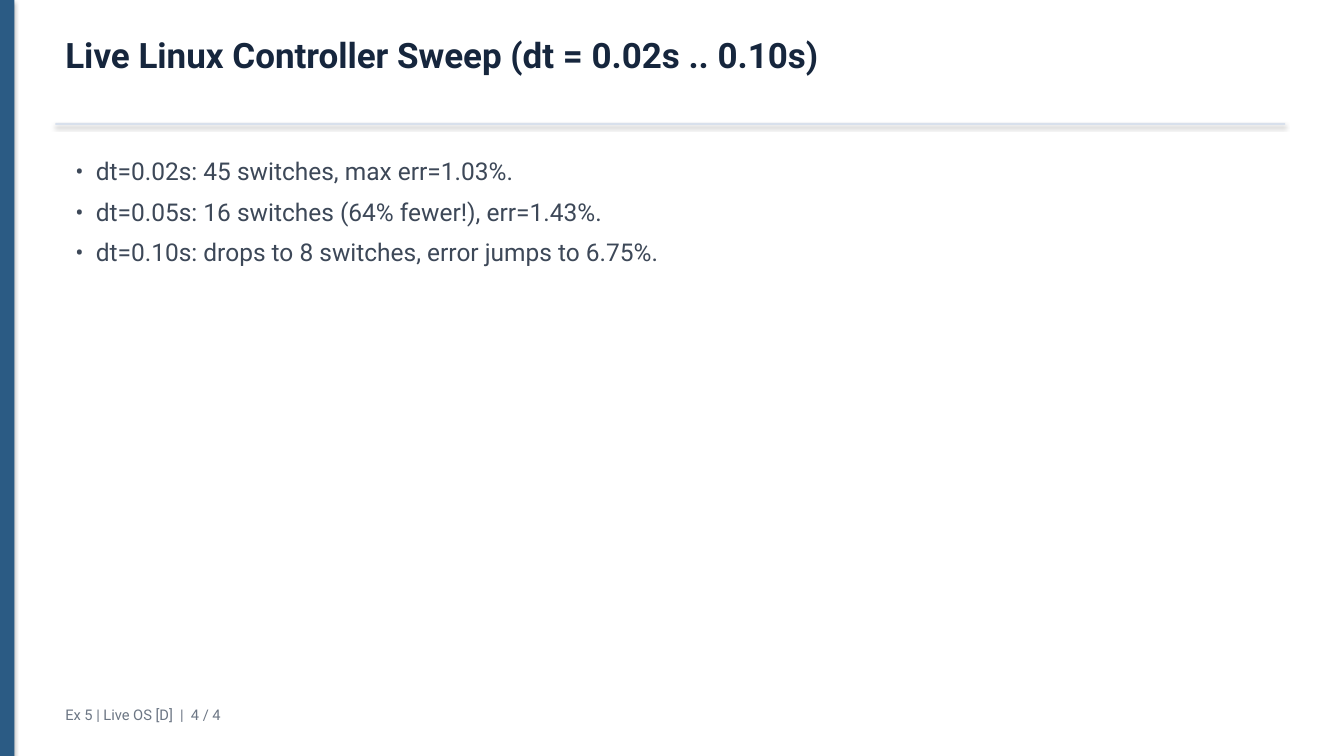
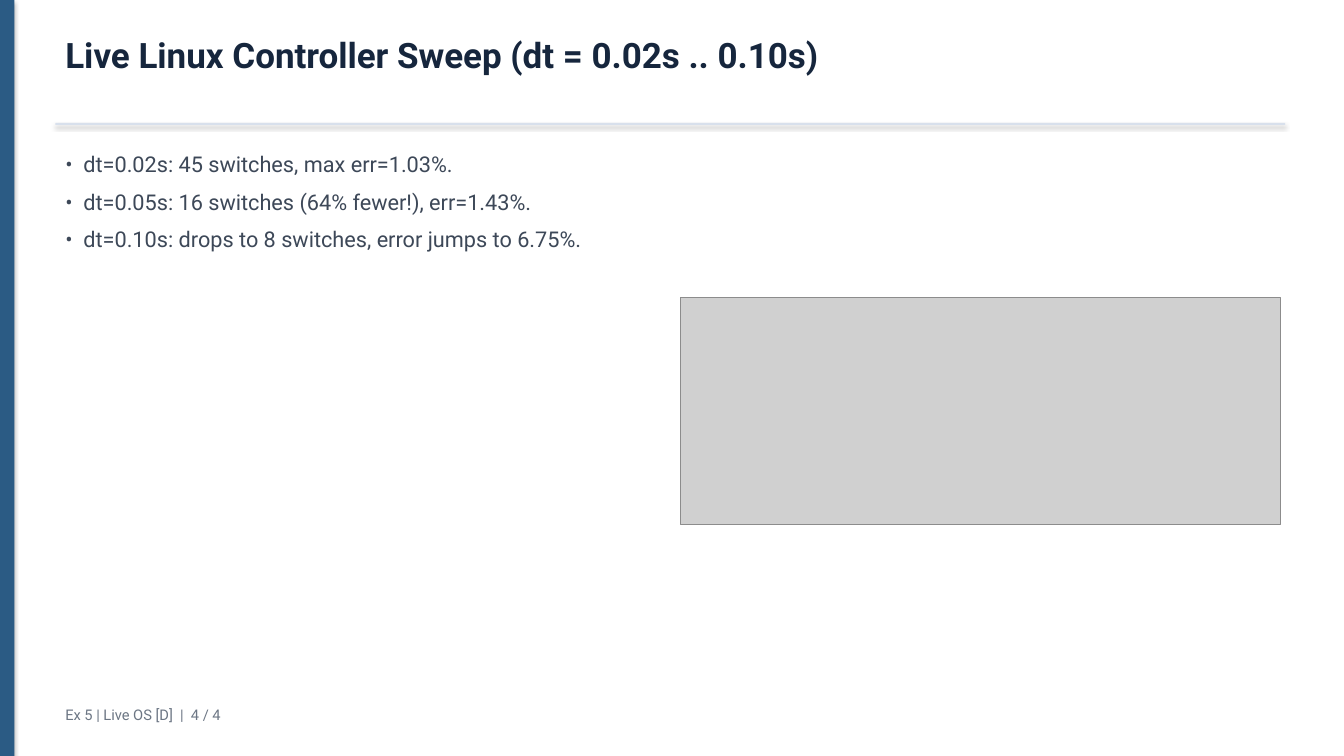
Before and after one commit to ZaraNodehi/Guaranteed-Scheduling, a slide deck: slide 4 of exercise-5/docs/DECK_EN.pptx. Drawn at 1344x756 pixels with LibreOffice and Linux fonts; fonts in the diff are those of the drawing; grey boxes stand for pictures. Boxes give left, top, right and bottom in pixels: in the first picture for what was removed or moved away, otherwise in the second. Text is boxed around its words. In the diff, an @@ line names an element or a change of style, - is before the commit and + after.

Commit message:
Fix Exercise 5 deck diagram paths and verify all PPTX slides embed figures

```diff
--- a/exercise-5/docs/DECK_EN.pptx
+++ b/exercise-5/docs/DECK_EN.pptx
@@ text "• dt=0.02s: 45 switches, max ...": place and size @@
-text "• dt=0.02s: 45 switches, max ..." at bbox=[96, 161, 658, 266]
+text "• dt=0.02s: 45 switches, max ..." at bbox=[83, 155, 581, 252]
@@ text "• dt=0.02s: 45 switches, max ..." at bbox=[83, 155, 581, 252]: size 17.5 to 15.5 pt @@
@@ picture added at bbox=[681, 297, 1280, 525] @@
```
Also in this commit, not shown: 1 other slide changed, 8 other files.
